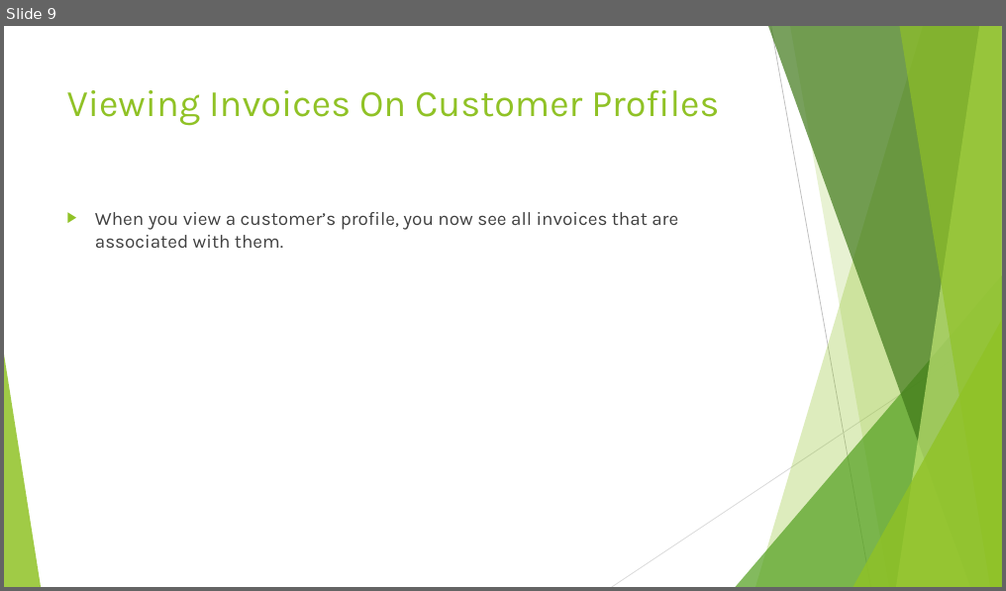
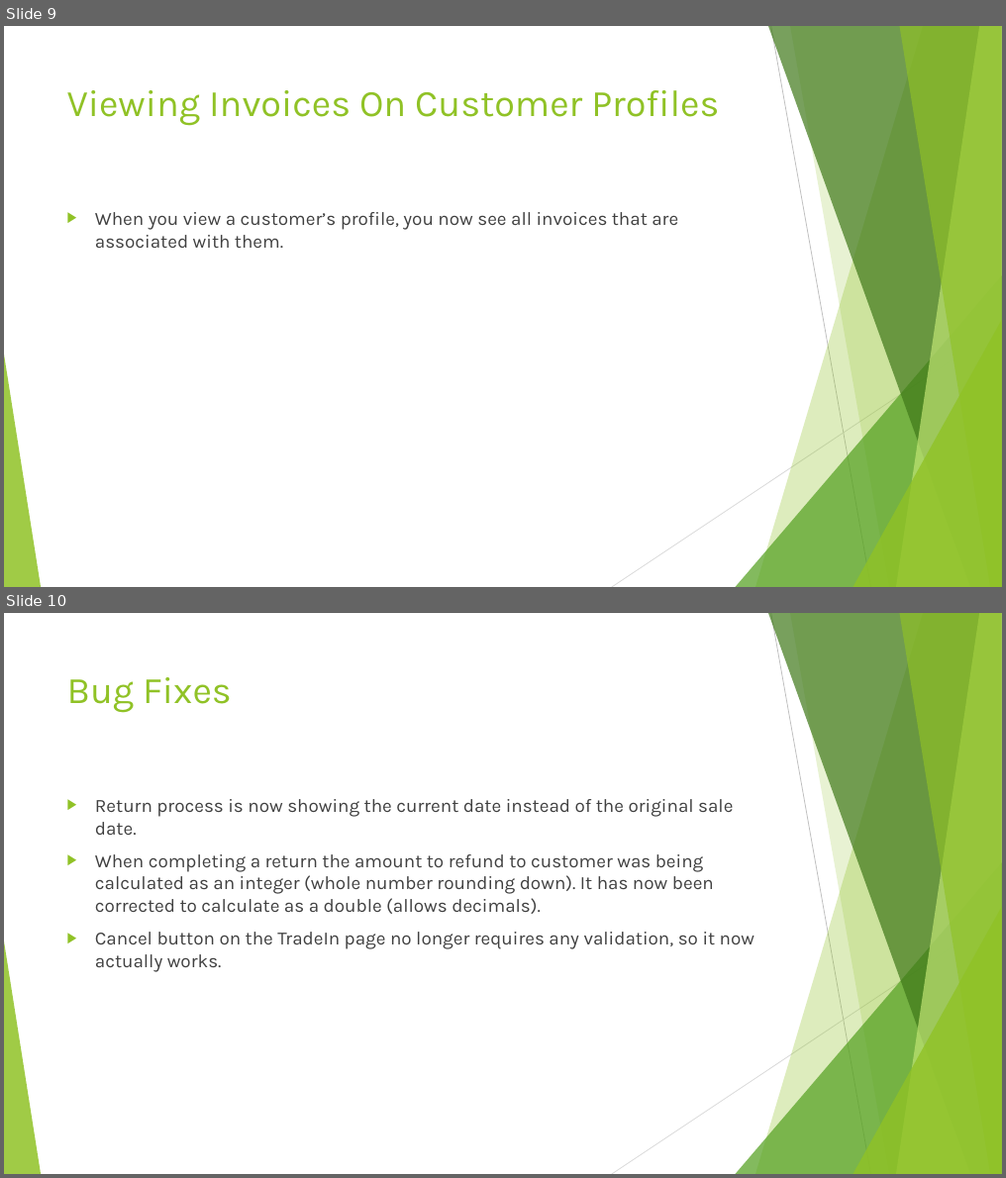
Before and after one commit to SweetSpotProShop/SweetSpot-Documentation, a slide deck: v2.3.0.pptx. Shown one above the other, each under a label of ours: slide 9 before the commit, slides 9 and 10 after it. The pictures are 1006x591 and 1006x1178 pixels, drawn with LibreOffice and Linux fonts; fonts in the diff are those of the drawing. Boxes give left, top, right and bottom in pixels: in the first picture for what was removed or moved away, otherwise in the second. Text is boxed around its words. In the diff, an @@ line names an element or a change of style, - is before the commit and + after.

```diff
--- a/v2.3.0.pptx
+++ b/v2.3.0.pptx
@@ slide 10 added at bbox=[4, 613, 1002, 1174], background #FFFFFF; not listed: 10 template elements that a slide beside it also shows @@
@@ title added at bbox=[67, 677, 232, 713], 36 pt, text #90C226 @@
+Bug Fixes
@@ text added at bbox=[95, 799, 754, 972], 18 pt, text #404040 @@
+▶ Return process is now showing the current date instead of the original sale date.
+▶ When completing a return the amount to refund to customer was being calculated as an integer (whole number rounding down). It has now been corrected to calculate as a double (allows decimals).
+▶ Cancel button on the TradeIn page no longer requires any validation, so it now actually works.
```
Also in this commit, not shown: 4 slides changed, 2 slides removed.
